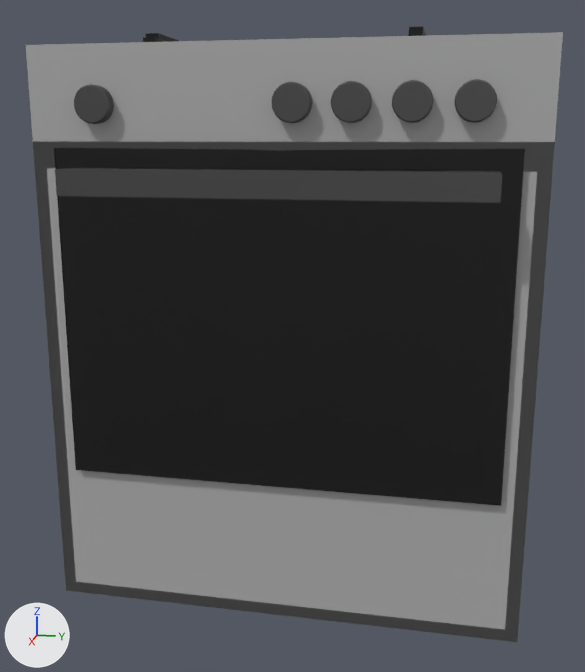
An edit to the Blender file ROKSYNOA/Assets/aragaz.blend, drawn before and after from the same camera.
The view is the same before and after, from a 50 mm camera at (2.034, 0.336, 0.509) aimed at (0.076, -0.056, 0.02). The lights are fixed; the arrows at lower left show +X, +Y and +Z.

Objects in the first picture: 'aragaz.001', 'buton', 'buton.001', 'buton.002', 'buton.003', 'buton.004', 'cuptor', 'maner'.
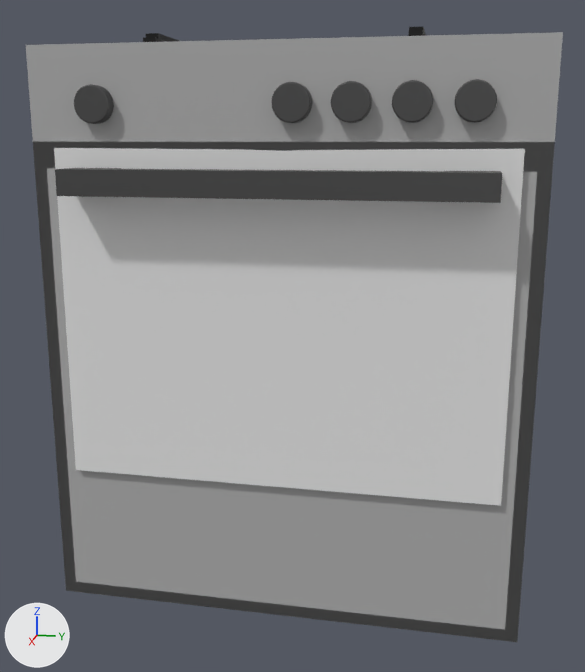
Location of each change, [x1, y1, x2, y2] in pixels of the pictures (585 x 672 px):
'cuptor', recoloured: [54, 148, 525, 506] in both

Edits to the bpy script that builds the scene:
```text
Change mat_material_023:
    add n2 = _N.new('ShaderNodeBsdfPrincipled'); n2.name = 'Principled BSDF'
    add n2.inputs[2].default_value = 0.4  # 'Roughness'
    where n0 = _N.new('ShaderNodeOutputMaterial'); n0.name = 'Material Output'
    remove n1 = _N.new('ShaderNodeBsdfGlass'); n1.name = 'Glass BSDF'
    remove n1.inputs[0].default_value = (0.203, 0.203, 0.203, 1.0)  # 'Color', grey #7c7c7c
    remove n1.inputs[1].default_value = 0.109  # 'Roughness'
    remove n1.inputs[2].default_value = 2.1  # 'IOR'
    remove _L.new(n1.outputs[0], n0.inputs[0])  # 'BSDF' to 'Surface'
    add _L.new(n2.outputs[0], n0.inputs[0])  # 'BSDF' to 'Surface'
```
